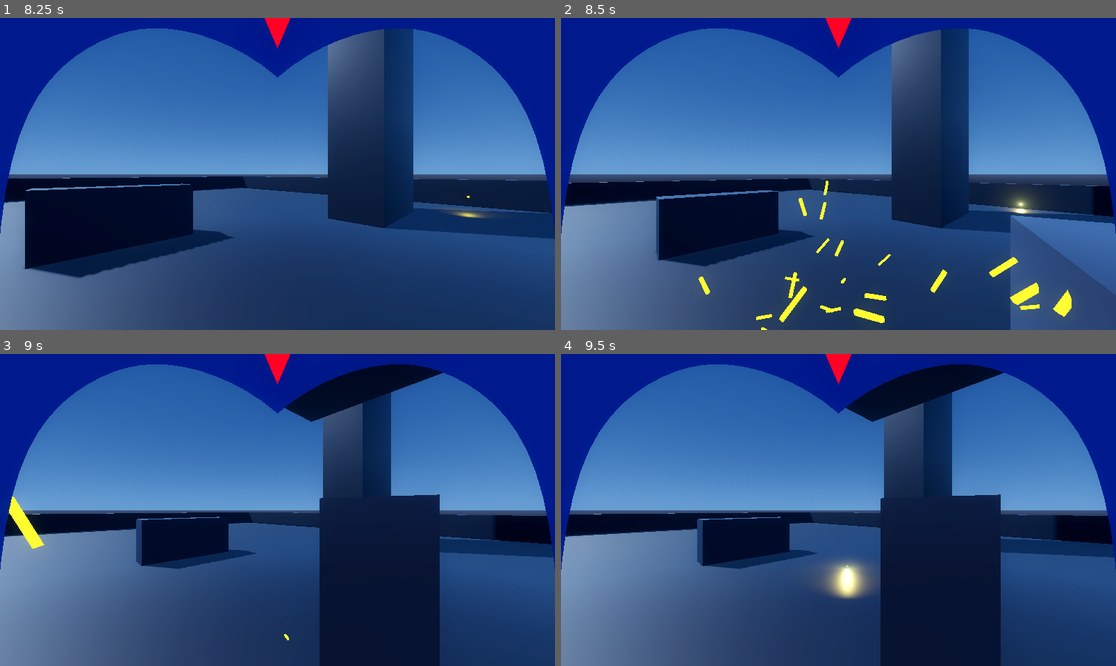
Above: before the commit, frames 1-4 (two rows, left to right).
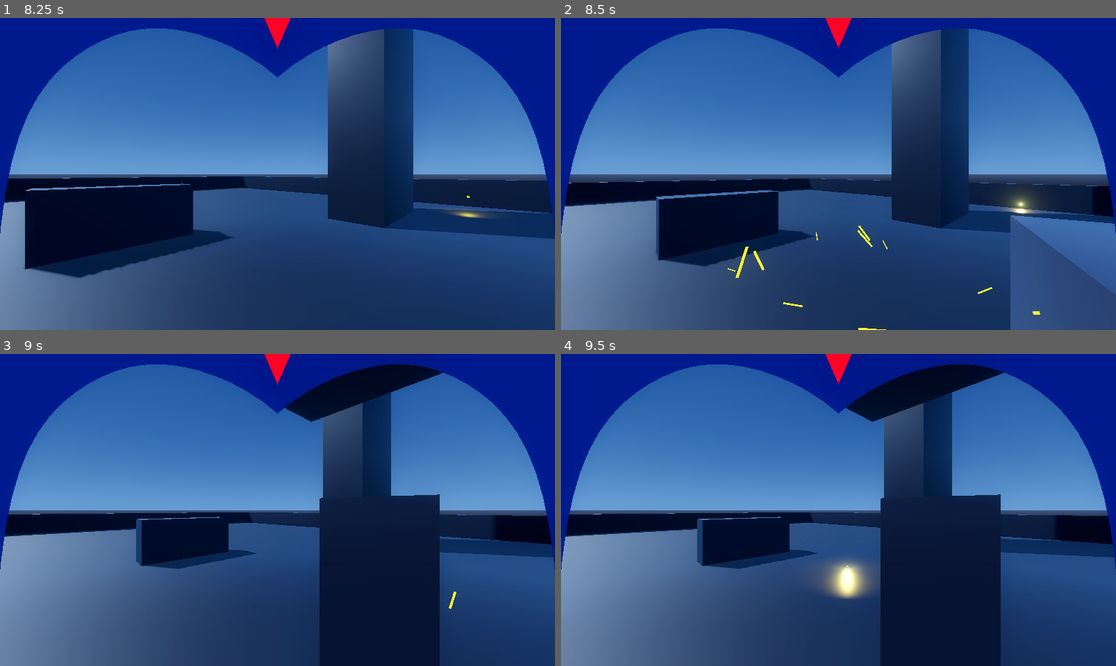
Above: after the commit, the same moments.

Repository: b6-stack/mega-man-x-remade
Game: Godot game, scene res://scenes/test_arena.tscn
Same seed, same stepped clock (60 frames per second), same inputs: the game is played once before the commit and once after it.
Inputs (mouse positions are in pixels of both pictures, inside the frame that each line leads up to):
- Up to frame 1 (8.25 s): tap Enter (ui_accept) at 0.5, 0.77, 1.07, 3.77, 4.07, 6.77, 7.07 s; move the mouse to (249, 236) at 0.52 s; hold W 0.53-1.25 s; hold Space 0.53-1.25 s; click (249, 236) at 0.67 s; drag from (444, 220) to (249, 236) at 1.27 s; move the mouse to (111, 127) at 2.02 s; hold A 2.03-2.75 s; hold Q 2.03-2.75 s; drag from (305, 174) to (111, 127) at 2.77 s; move the mouse to (194, 96) at 3.52 s; hold S 3.53-4.25 s; hold Space 3.53-4.25 s; drag from (399, 158) to (194, 96) at 4.27 s; move the mouse to (166, 189) at 5.02 s; hold W 5.03-5.75 s; hold Q 5.03-5.75 s; click (166, 189) at 5.17 s; drag from (333, 105) to (166, 189) at 5.77 s; move the mouse to (249, 236) at 6.52 s; hold D 6.53-7.25 s; hold Space 6.53-7.25 s; drag from (444, 220) to (249, 236) at 7.27 s; move the mouse to (111, 127) at 8.02 s; hold S from 8.03 s (still down); hold Q from 8.03 s (still down)
- Up to frame 2 (8.5 s): keep holding S; keep holding Q
- Up to frame 3 (9 s): release S at 8.75 s; release Q at 8.75 s; drag from (305, 510) to (111, 463) at 8.77 s
- Up to frame 4 (9.5 s): no input

Frame 1 is identical in both runs. In frame 2, 1.5% of the frame differs, in the area x 24-92%, y 52-100%; in frame 3, 0.4%; in frame 4, nothing differs.

Commit message:
fix(ui): deactivate laser pointer on pause menu resume/restart, halve injury spark count to 16 and halve thickness to 0.005m

Diff:
--- a/scenes/player.tscn
+++ b/scenes/player.tscn
@@ -123,7 +123,7 @@
 
 [sub_resource type="BoxMesh" id="BoxMesh_spark_shard"]
 material = SubResource("StandardMaterial3D_aura_p")
-size = Vector3(0.01, 0.075, 0.01)
+size = Vector3(0.005, 0.075, 0.005)
 
 [sub_resource type="CylinderMesh" id="CylinderMesh_buster_rear_swell"]
 material = SubResource("StandardMaterial3D_armor_cyan")
@@ -271,7 +271,7 @@
 [node name="ElectricAuraLeft" type="GPUParticles3D" parent="XROrigin3D/LeftController/LeftHandOffset"]
 transform = Transform3D(1, 0, 0, 0, 1, 0, 0, 0, 1, 0, 0, -0.04)
 emitting = false
-amount = 32
+amount = 16
 lifetime = 0.18
 process_material = SubResource("ParticleProcessMaterial_electric_aura")
 draw_pass_1 = SubResource("BoxMesh_spark_shard")
@@ -356,7 +356,7 @@
 [node name="ElectricAuraRight" type="GPUParticles3D" parent="XROrigin3D/RightController/RightHandOffset"]
 transform = Transform3D(1, 0, 0, 0, 1, 0, 0, 0, 1, 0, 0, -0.08)
 emitting = false
-amount = 32
+amount = 16
 lifetime = 0.18
 process_material = SubResource("ParticleProcessMaterial_electric_aura")
 draw_pass_1 = SubResource("BoxMesh_spark_shard")
--- a/scripts/player.gd
+++ b/scripts/player.gd
@@ -86,6 +86,18 @@
 		right_controller.button_pressed.connect(_on_controller_button_pressed)
 	if left_controller:
 		left_controller.button_pressed.connect(_on_controller_button_pressed)
+
+	if pause_menu:
+		pause_menu.resumed.connect(_on_pause_menu_closed)
+		pause_menu.restarted.connect(_on_pause_menu_closed)
+		pause_menu.quitted.connect(_on_pause_menu_closed)
+
+	if laser_pointer:
+		laser_pointer.set_active(false)
+
+func _on_pause_menu_closed() -> void:
+	if laser_pointer and not is_dead:
+		laser_pointer.set_active(false)
 
 func _apply_controller_profile() -> void:
 	match controller_profile:
--- a/scripts/ui/laser_pointer.gd
+++ b/scripts/ui/laser_pointer.gd
@@ -29,6 +29,8 @@
 	if dot_mesh:
 		dot_mesh.material_override = laser_mat
 
+	set_active(false)
+
 func _find_controller() -> XRController3D:
 	var p: Node = get_parent()
 	while p:
@@ -40,13 +42,21 @@
 func set_active(active: bool) -> void:
 	is_active = active
 	visible = active
+	if beam_mesh:
+		beam_mesh.visible = active
+	if dot_mesh:
+		dot_mesh.visible = false
 
 func _process(_delta: float) -> void:
 	if not is_active:
 		visible = false
+		if beam_mesh: beam_mesh.visible = false
+		if dot_mesh: dot_mesh.visible = false
 		return
 
 	visible = true
+	if beam_mesh: beam_mesh.visible = true
+
 	var space_state := get_world_3d().direct_space_state
 	var from_pos: Vector3 = global_position
 	var to_pos: Vector3 = global_position + (-global_transform.basis.z * max_distance)
